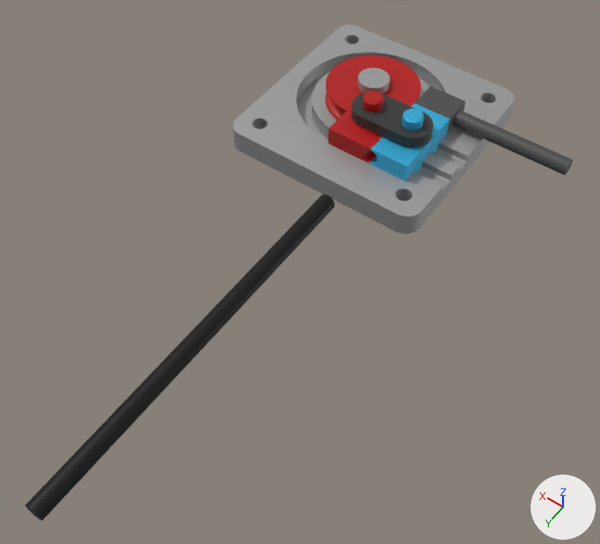
Two versions of the Blender file Blender/bend.blend, one commit apart.
One viewpoint serves both versions: a camera (50 mm lens) standing at (-42.1, 75.3, 71.4) and looking at (-8.7, 28.6, -1.9). The axes (+X, +Y, +Z) are drawn at lower right. The lights are the same throughout.

In view in the first picture: 'Base', 'Bending Die', 'BézierCurve', 'Clamp', 'Clip', 'Lever'.
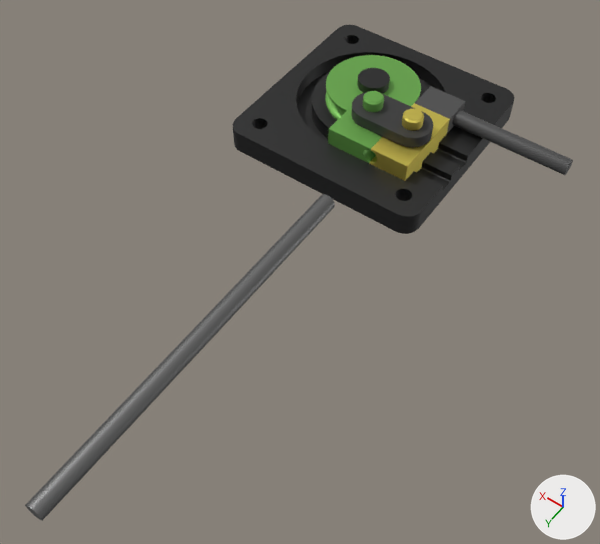
Edits to the bpy script that builds the scene:
```text
Change mat_material_002:
    mat_material_002.base_color: (0.445, 0.0, 0.0) -> (0.167, 0.445, 0.0884)  # red #b20000 -> green #72b254
Change mat_material_003:
    mat_material_003.base_color: (0.0463, 0.49, 0.8) -> (0.8, 0.677, 0.132)  # cyan #3dbae7 -> yellow #e7d766
Change mat_material:
    mat_material.base_color: (0.425, 0.425, 0.425) -> (0.0602, 0.0602, 0.0602)  # grey #aeaeae -> dark grey #454545
Change mat_material_001:
    mat_material_001.base_color: (0.0135, 0.0135, 0.0135) -> (0.208, 0.208, 0.208)  # black #1f1f1f -> grey #7e7e7e
```

What differs and where, as boxes [x1, y1, x2, y2] in the pictures (600 x 544 px):
'Base', recoloured (grey to black): [233, 25, 514, 234] in both
'BézierCurve', recoloured (black to grey): [25, 194, 335, 521] in both
'Bending Die', recoloured (red to green): [325, 55, 421, 163] in both
'Clamp', recoloured (cyan to yellow): [369, 103, 450, 181] in both
